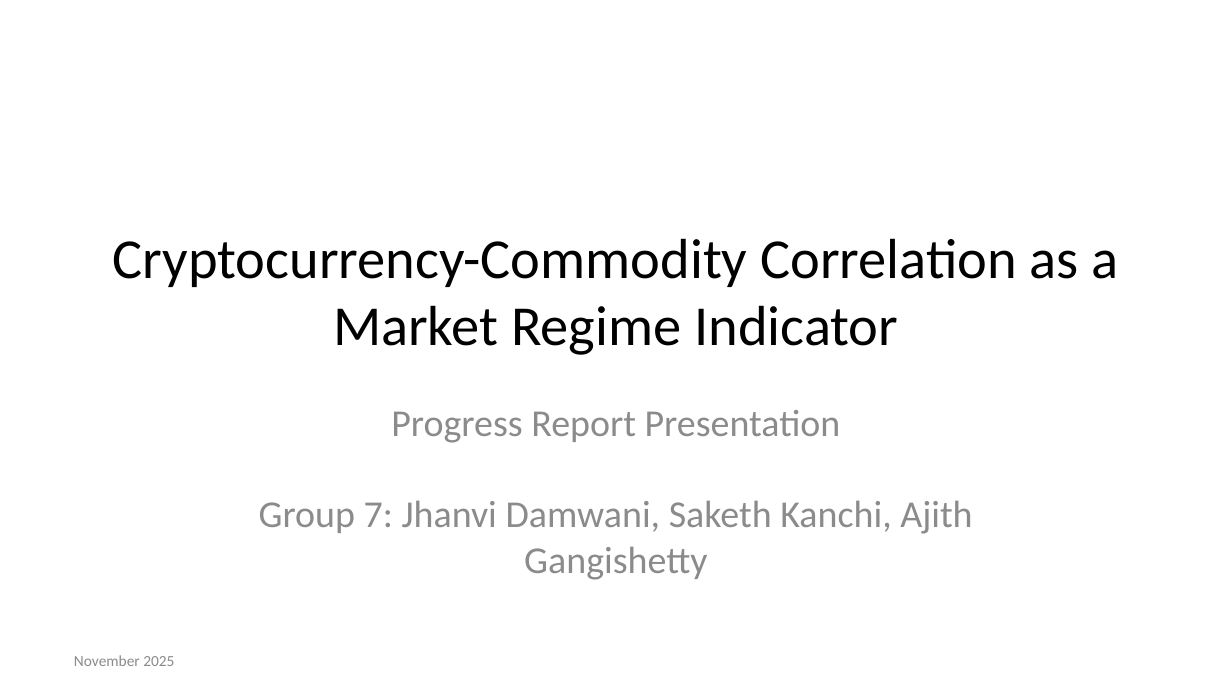
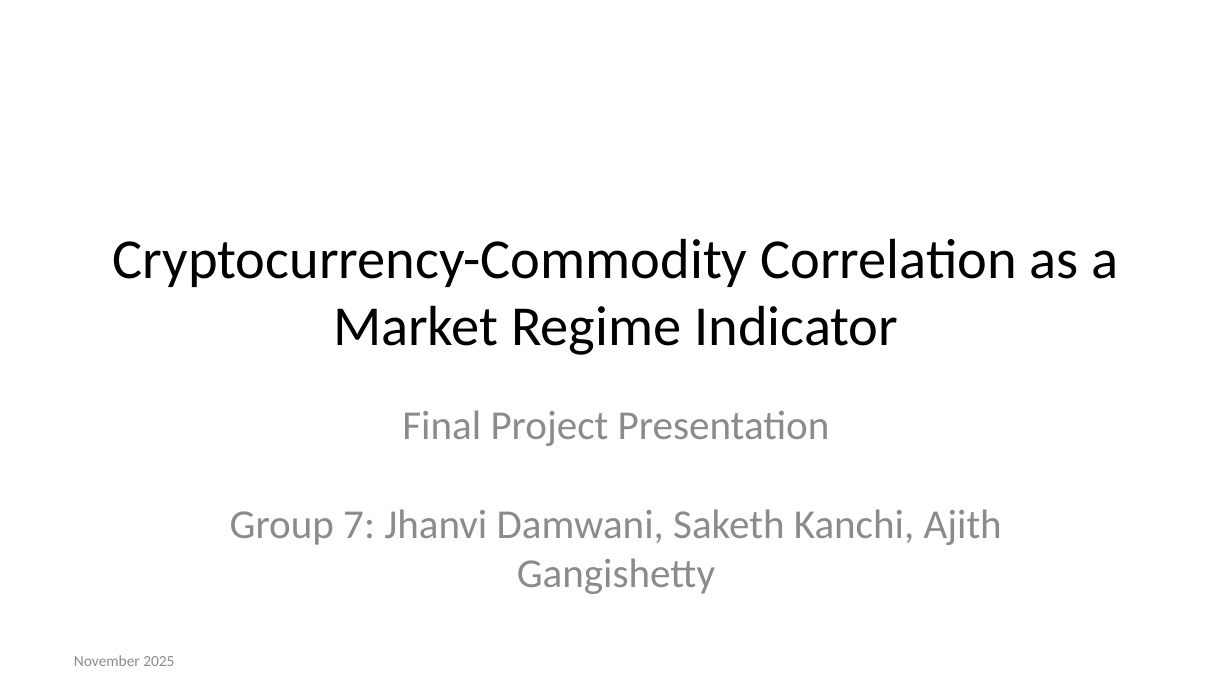
Before and after one commit to SakethKanchi/Cryptocurrency_Commodity_Correlation, a slide deck: slide 1 of presentation.pptx. Drawn at 1232x693 pixels with LibreOffice and Linux fonts; fonts in the diff are those of the drawing. Boxes give left, top, right and bottom in pixels: in the first picture for what was removed or moved away, otherwise in the second. Text is boxed around its words. In the diff, an @@ line names an element or a change of style, - is before the commit and + after.

Commit message:
changes for final report

```diff
--- a/presentation.pptx
+++ b/presentation.pptx
@@ subtitle at (230,410,1002,594): text changed; size 22.2 to 24 pt @@
-Progress Report Presentation
-Group 7: Jhanvi Damwani, Saketh Kanchi, Ajith Gangishetty
+Final Project Presentation
+Group 7: Jhanvi Damwani, Saketh Kanchi, Ajith Gangishetty
```
Also in this commit, not shown: 33 other slides changed, 14 slides added, 3 slides removed, 11 other files.
